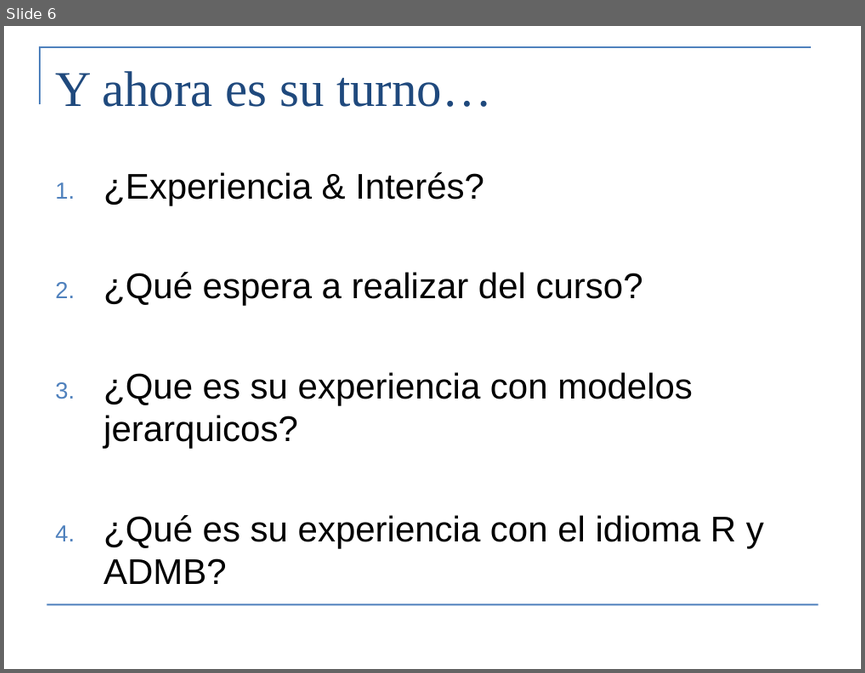
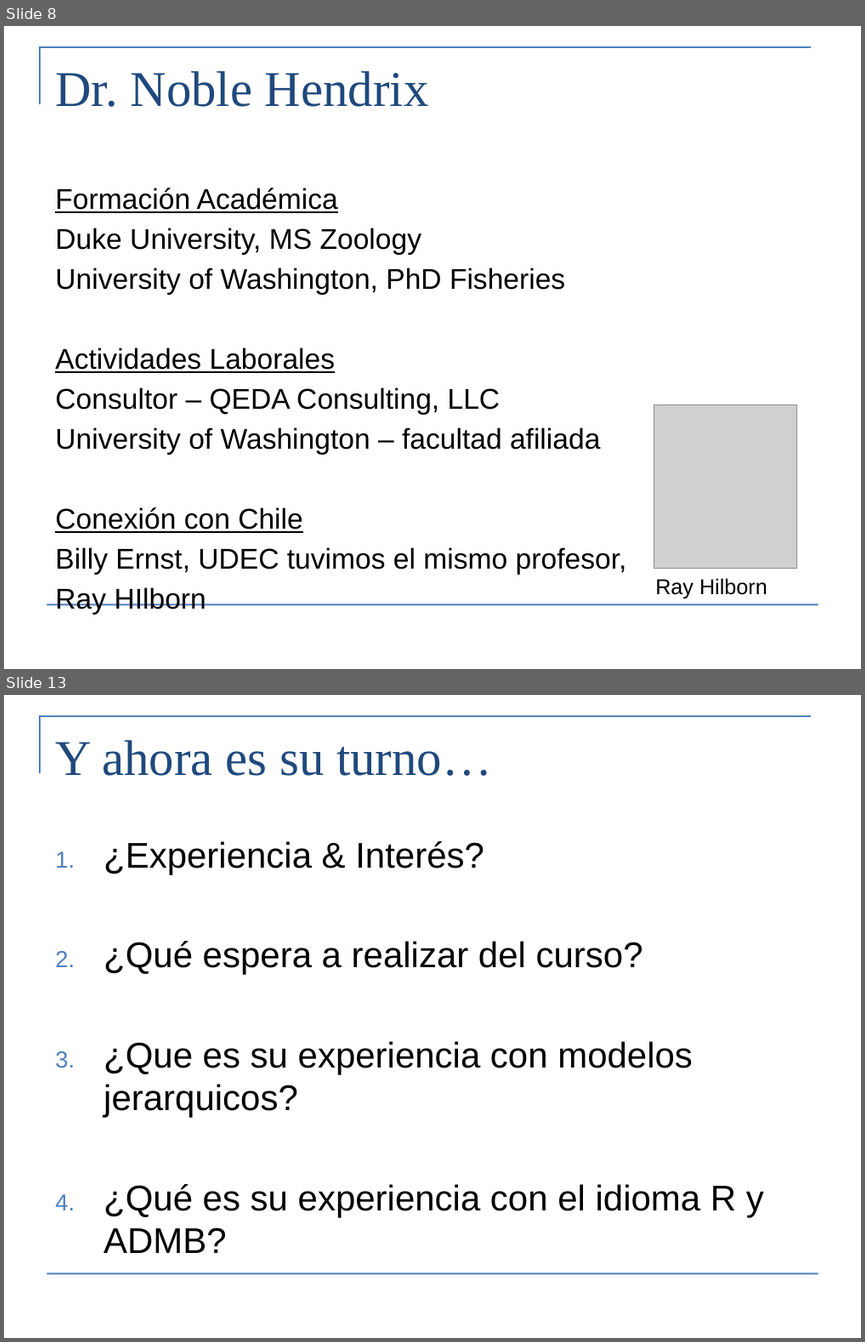
Before and after one commit to Cole-Monnahan-NOAA/tmb_workshop, a slide deck: day1/lecture1_intro_eng.pptx. Shown one above the other, each under a label of ours: slide 6 before the commit, slides 8 and 13 after it; the slides between them are not shown. The pictures are 865x673 and 865x1342 pixels, drawn with LibreOffice and Linux fonts; fonts in the diff are those of the drawing; grey boxes stand for pictures. Boxes give left, top, right and bottom in pixels: in the first picture for what was removed or moved away, otherwise in the second. Text is boxed around its words. In the diff, an @@ line names an element or a change of style, - is before the commit and + after.

```diff
--- a/day1/lecture1_intro_eng.pptx
+++ b/day1/lecture1_intro_eng.pptx
@@ slide 8 added at (x1=4, y1=26, x2=861, y2=669), background #FFFFFF; not listed: 2 template elements that a slide beside it also shows @@
@@ title added at (x1=55, y1=71, x2=429, y2=107), 42 pt, text #1F497D @@
+Dr. Noble Hendrix
@@ text added at (x1=55, y1=188, x2=627, y2=614), 24 pt, text #000000 @@
+Formación Académica
+Duke University, MS Zoology
+University of Washington, PhD Fisheries
+Actividades Laborales
+Consultor – QEDA Consulting, LLC
+University of Washington – facultad afiliada
+Conexión con Chile
+Billy Ernst, UDEC tuvimos el mismo profesor,
+Ray HIlborn
@@ picture added at (x1=654, y1=405, x2=797, y2=568) @@
@@ text added at (x1=655, y1=578, x2=767, y2=599), 18 pt, text #000000 @@
+Ray Hilborn
@@ what was slide 6 is now slide 13 @@
```
Also in this commit, not shown: 3 slides changed, 6 other slides added.
